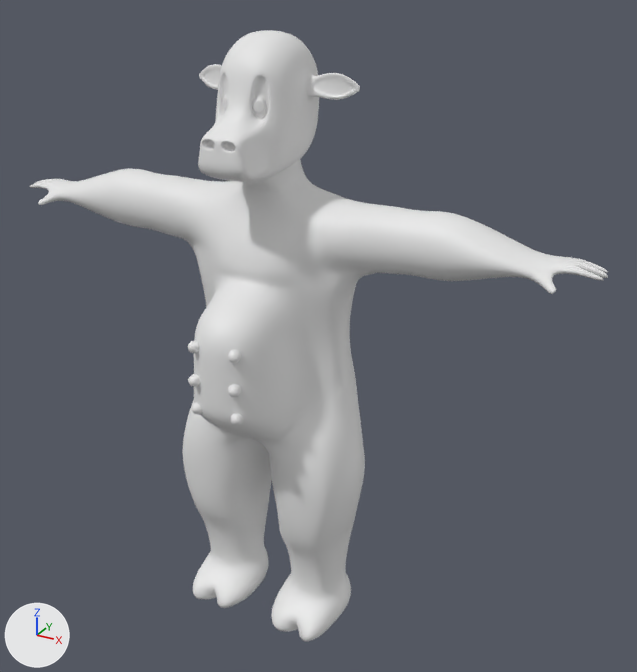
A saved change to the Blender file Assets/uddermayhemcow 2.blend.
Both versions are drawn from a 50 mm camera at (2.9, -4.62, 2.94) aimed at (0.29, 0.12, 0.56). The axes (+X, +Y, +Z) are drawn at lower left. The lights are the same throughout.

Before the edit, the objects in view are built like this:
```python
me_sphere = bpy.data.meshes.new('Sphere')
me_sphere.from_pydata(...)  # 476 vertices, 439 faces, 3 loose edges; spans x 0.0..6.0, y -2.14..1.67, z -10.24..1.35
ob_sphere = bpy.data.objects.new('Sphere', me_sphere)
ob_sphere.location = (0.0, 0.0, 2.03)
ob_sphere.scale = (0.355, 0.355, 0.355)
_m = ob_sphere.modifiers.new('Mirror', 'MIRROR')
_m.use_clip = True
_m = ob_sphere.modifiers.new('Subdivision', 'SUBSURF')
_m.levels = 2
```
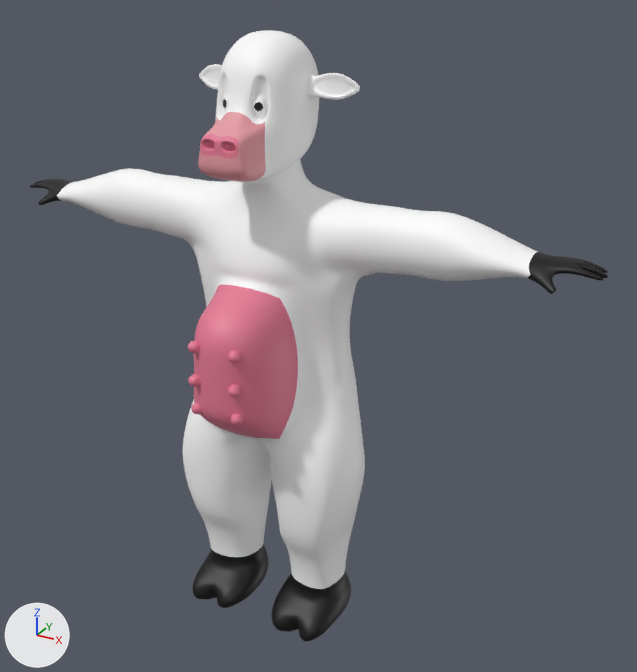
Diff of the bpy script that builds the scene:
```diff
--- a/Assets/uddermayhemcow 2.blend.py
+++ b/Assets/uddermayhemcow 2.blend.py
@@ mat_material @@
+mat_material = principled_material('Material')
+mat_material.base_color = (1.0, 1.0, 1.0)  # white #ffffff
@@ mat_material_003 @@
+mat_material_003 = principled_material('Material.003')
+mat_material_003.base_color = (0.0, 0.0, 0.0)  # black #000000
@@ mat_material_001 @@
+mat_material_001 = principled_material('Material.001')
+mat_material_001.base_color = (0.8, 0.196, 0.304)  # pink #e77a96
@@ mat_material_002 @@
+mat_material_002 = principled_material('Material.002')
+mat_material_002.base_color = (0.8, 0.329, 0.369)  # pink #e79ba4
@@ me_sphere @@
 me_sphere.from_pydata(...)  # 476 vertices, 439 faces, 3 loose edges; spans x 0.0..6.0, y -2.14..1.67, z -10.24..1.35
 # used by ob_sphere; location = (0.0, 0.0, 2.03); scale = (0.355, 0.355, 0.355)
+# me_sphere part 1: 289 of the faces centred in x 0.04..4.53, y -1.78..1.47, z -8.92..1.29 switch from no material to mat_material (white #ffffff)
+# me_sphere part 2: 59 of the faces centred in x 0.29..0.86, y -2.03..-1.09, z -5.41..-3.05 switch from no material to mat_material_001 (pink #e77a96)
+# me_sphere part 3: 9 of the faces centred in x 0.04..0.35, y -1.5..-1.37, z -0.4..-0.21 switch from no material to mat_material_001 (pink #e77a96)
+# me_sphere part 4: 9 of the faces centred in x 0.15..0.48, y -1.52..-1.09, z -0.93..-0.06 switch from no material to mat_material_002 (pink #e79ba4)
+# me_sphere part 5: all 43 faces centred in x 4.98..5.94, y -0.42..0.44, z -2.22..-1.82 switch from no material to mat_material_003 (black #000000)
+# me_sphere part 6: all 28 faces centred in x 0.25..1.66, y -1.16..0.66, z -10.22..-9.43 switch from no material to mat_material_003 (black #000000)
+# me_sphere part 7: the 1 face centred in x 0.32, y -0.78, z 0.22 switches from no material to mat_material_003 (black #000000)
```

What differs and where, as boxes [x1, y1, x2, y2] in the pictures (637 x 672 px):
part 1 of me_sphere, recoloured
    both: [57, 30, 538, 589]
part 2 of me_sphere, recoloured (white to pink)
    both: [188, 285, 298, 439]
part 3 of me_sphere, recoloured (white to pink)
    both: [200, 134, 238, 159]
part 4 of me_sphere, recoloured (white to pink)
    both: [198, 112, 266, 182]
part 5 of me_sphere, recoloured (white to black)
    both: [29, 179, 608, 294]
part 6 of me_sphere, recoloured (white to black)
    both: [192, 543, 351, 641]
part 7 of me_sphere, recoloured
    both: [223, 99, 263, 111]
